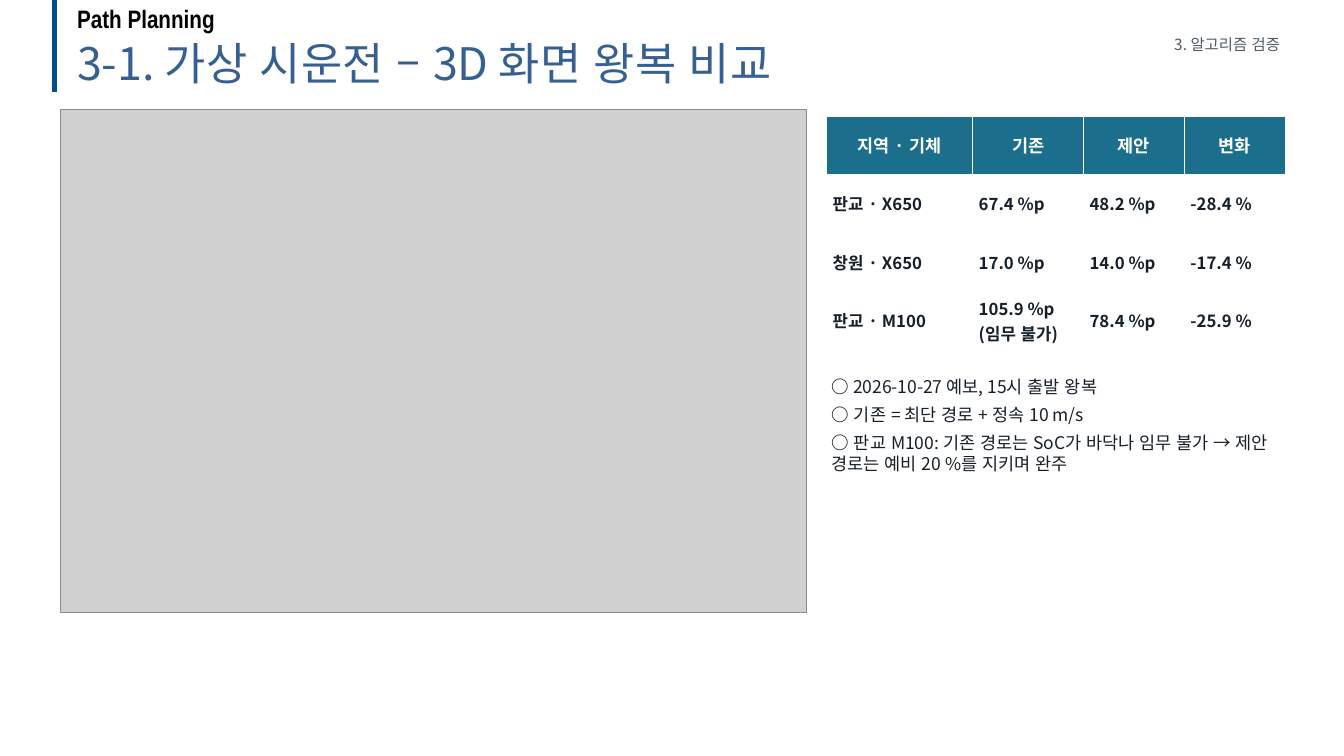
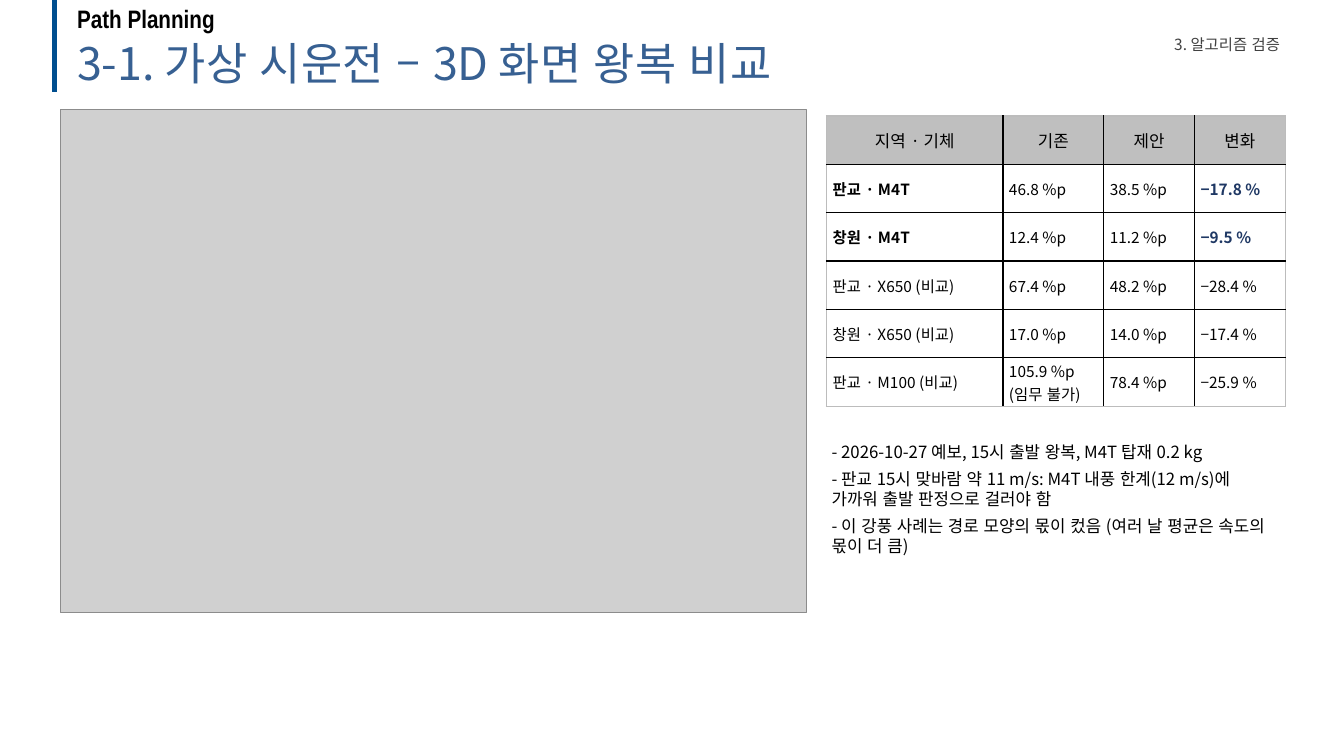
Before and after one commit to dnfl5345/Drone_path_opt, a slide deck: slide 12 of docs/drone_soc_business_talk.pptx. Drawn at 1344x756 pixels with LibreOffice and Linux fonts; fonts in the diff are those of the drawing; grey boxes stand for pictures; background and template pictures are left out. Boxes give left, top, right and bottom in pixels: in the first picture for what was removed or moved away, otherwise in the second. Text is boxed around its words. In the diff, an @@ line names an element or a change of style, - is before the commit and + after.

```diff
--- a/docs/drone_soc_business_talk.pptx
+++ b/docs/drone_soc_business_talk.pptx
@@ text "3. 알고리즘 검증" at (x1=1174, y1=37, x2=1280, y2=51): text colour #4C5A66 to #404040 @@
@@ table at (x1=827, y1=116, x2=1286, y2=407) @@
-row 2: 판교 · X650 | 67.4 %p | 48.2 %p | -28.4 %
-row 3: 창원 · X650 | 17.0 %p | 14.0 %p | -17.4 %
-row 4: 판교 · M100 | 105.9 %p (임무 불가) | 78.4 %p | -25.9 %
+row 2: 판교 · M4T | 46.8 %p | 38.5 %p | −17.8 %
+row 3: 창원 · M4T | 12.4 %p | 11.2 %p | −9.5 %
+row 4: 판교 · X650 (비교) | 67.4 %p | 48.2 %p | −28.4 %
+row 5: 창원 · X650 (비교) | 17.0 %p | 14.0 %p | −17.4 %
+row 6: 판교 · M100 (비교) | 105.9 %p (임무 불가) | 78.4 %p | −25.9 %
@@ text at (x1=832, y1=444, x2=1264, y2=555): text changed; size 12.5 to 12 pt; text colour #16202A to #000000 @@
-○ 2026-10-27 예보, 15시 출발 왕복
-○ 기존 = 최단 경로 + 정속 10 m/s
-○ 판교 M100: 기존 경로는 SoC가 바닥나 임무 불가 → 제안 경로는 예비 20 %를 지키며 완주
+- 2026-10-27 예보, 15시 출발 왕복, M4T 탑재 0.2 kg
+- 판교 15시 맞바람 약 11 m/s: M4T 내풍 한계(12 m/s)에 가까워 출발 판정으로 걸러야 함
+- 이 강풍 사례는 경로 모양의 몫이 컸음 (여러 날 평균은 속도의 몫이 더 큼)
```
Also in this commit, not shown: 21 other slides changed, 10 other files.
